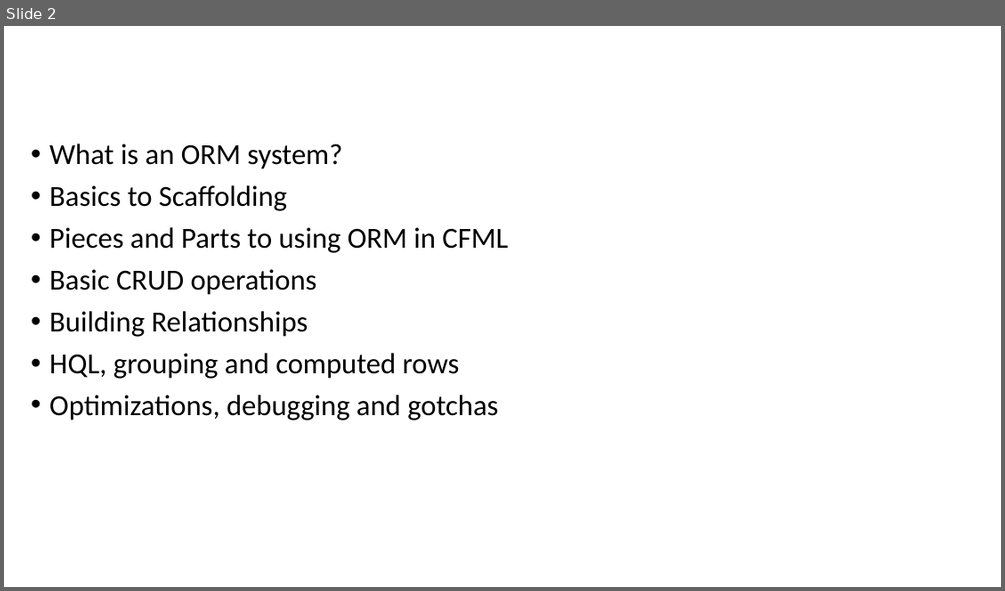
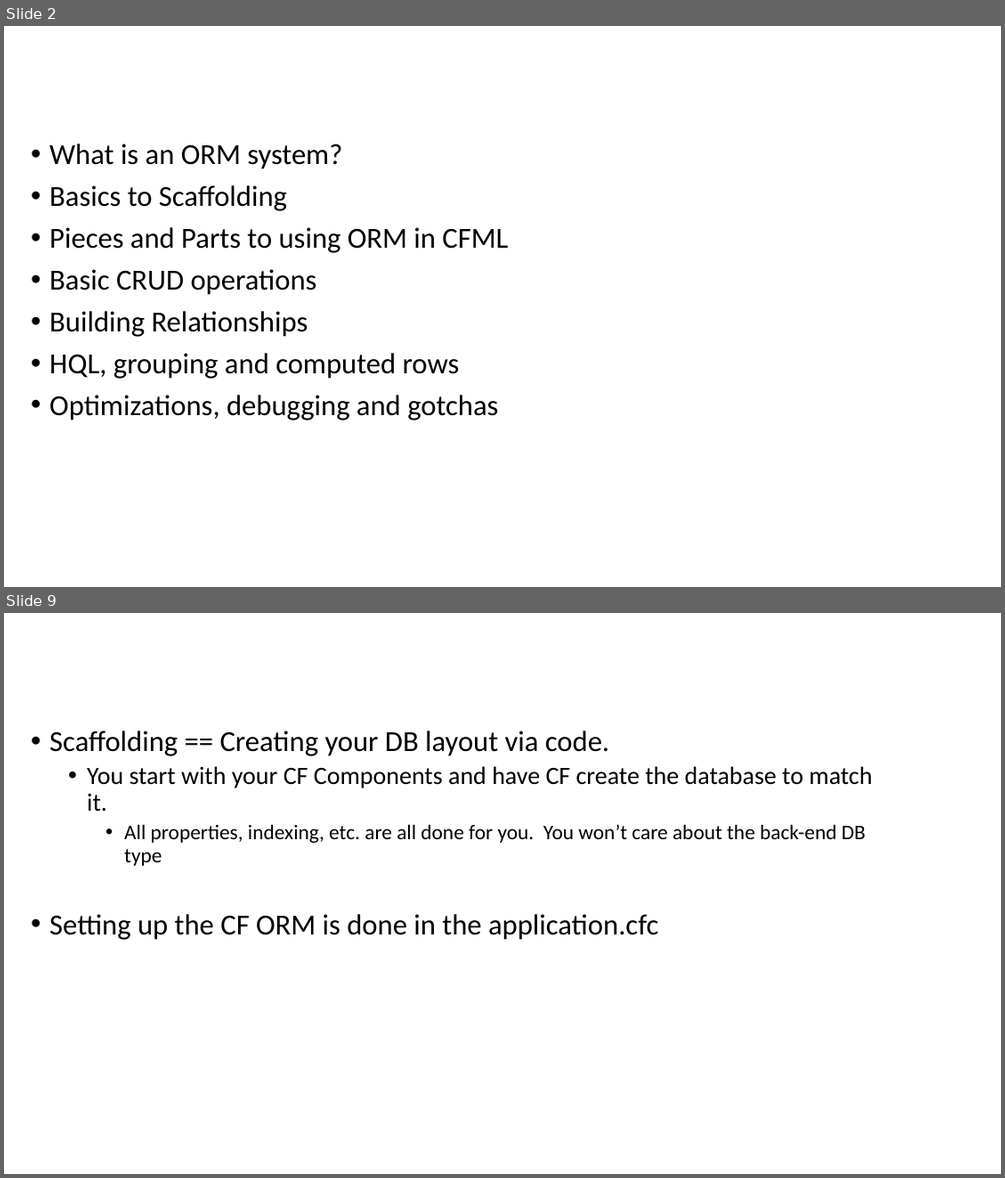
Before and after one commit to quetwo/orm-preso, a slide deck: Using ColdFusion ORM.pptx. Shown one above the other, each under a label of ours: slide 2 before the commit, slides 2 and 9 after it; the slides between them are not shown. The pictures are 1005x591 and 1005x1178 pixels, drawn with LibreOffice and Linux fonts; fonts in the diff are those of the drawing; background and template pictures are left out. Boxes give left, top, right and bottom in pixels: in the first picture for what was removed or moved away, otherwise in the second. Text is boxed around its words. In the diff, an @@ line names an element or a change of style, - is before the commit and + after.

```diff
--- a/Using ColdFusion ORM.pptx
+++ b/Using ColdFusion ORM.pptx
@@ slide 9 added at <box>4,613,1001,1174</box>, background picture (left out) @@
@@ title added at <box>4,613,887,692</box>, 44 pt, text #FFFFFF @@
+Basics of Scaffolding
@@ text added at <box>49,730,872,940</box>, 28 pt, text #000000 @@
+• Scaffolding == Creating your DB layout via code.
+  • You start with your CF Components and have CF create the database to match it.
+    • All properties, indexing, etc. are all done for you. You won’t care about the back-end DB type
+• Setting up the CF ORM is done in the application.cfc
```
Also in this commit, not shown: 1 slide changed, 5 other slides added, 11 other files.
